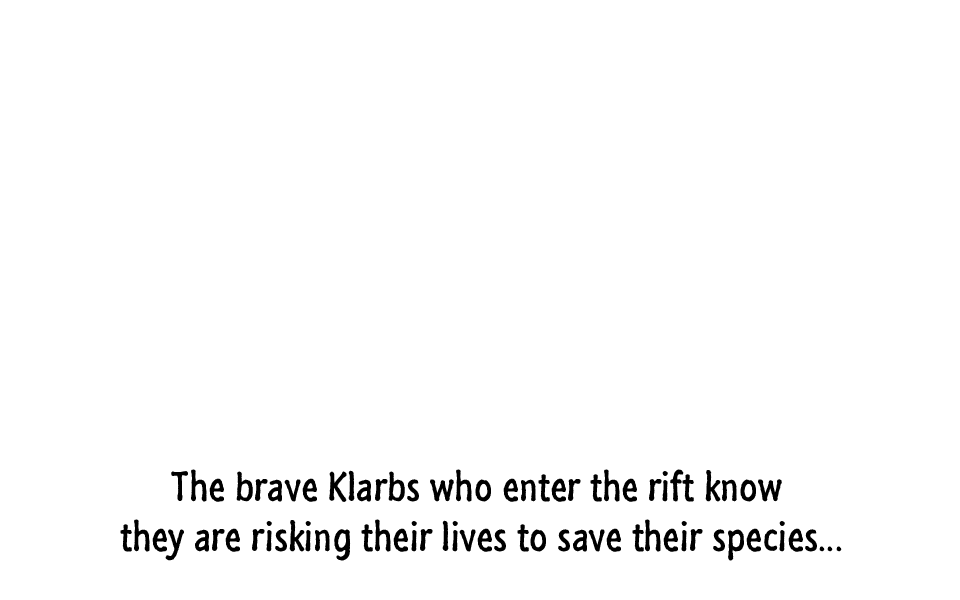
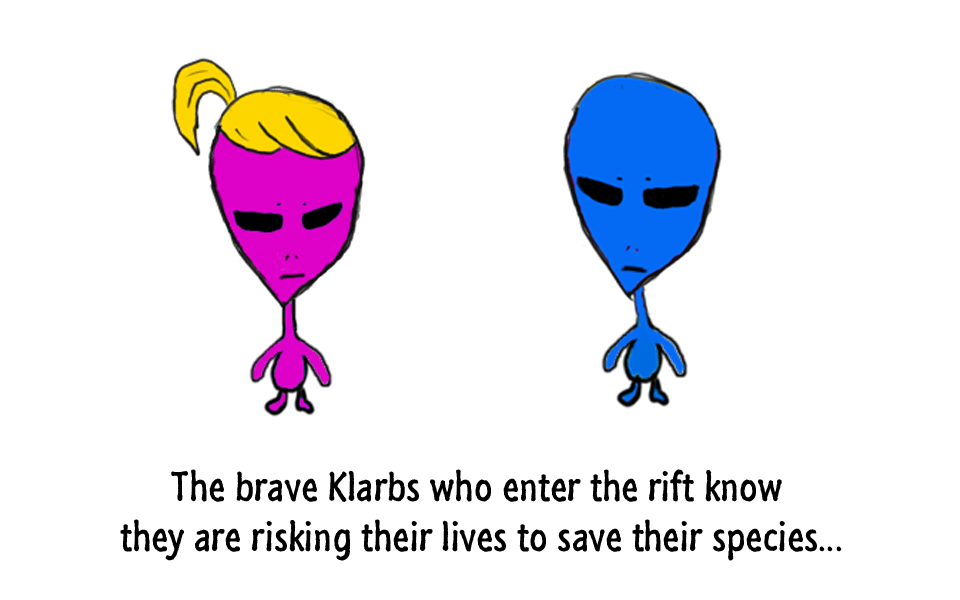
Revision of a layered 960x600 image; what changed, layer by layer:
added layer "Layer 4" above "Layer 2" over [171, 57, 366, 417]
added layer "Layer 2" above "The brave Klarbs who enter the rift know they are risking thei" over [563, 70, 722, 409]
removed layer "Background" over [171, 57, 722, 417]
